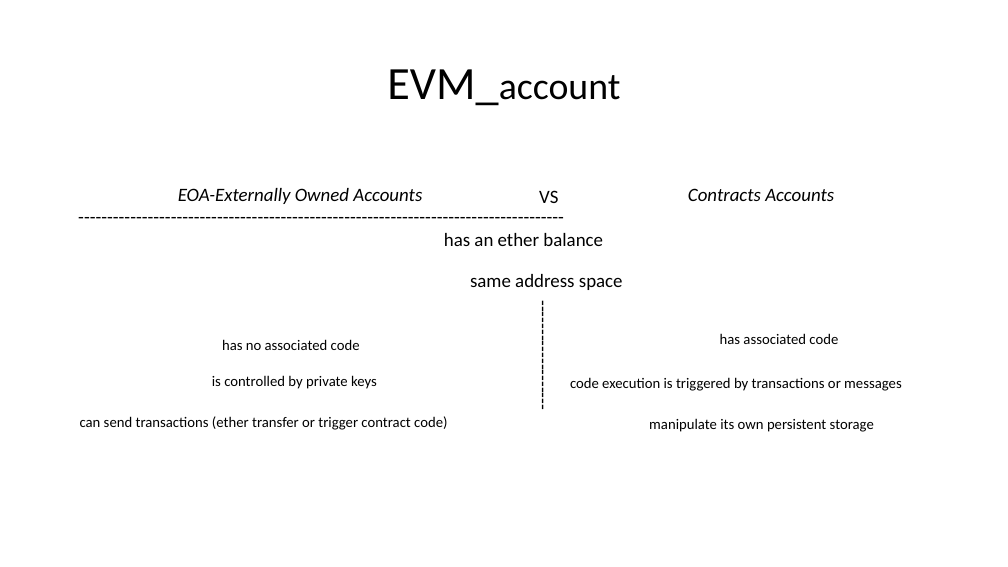
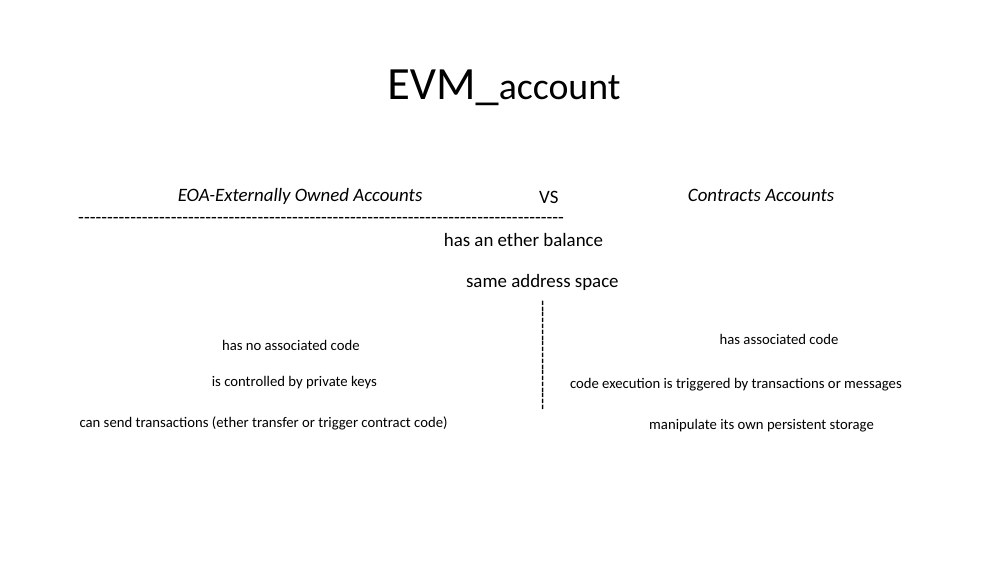
Before and after one commit to kaikai1024/ethereum-me, a slide deck: slide 8 of contract_me.pptx. Drawn at 1008x567 pixels with LibreOffice and Linux fonts; fonts in the diff are those of the drawing. Boxes give left, top, right and bottom in pixels: in the first picture for what was removed or moved away, otherwise in the second. Text is boxed around its words. In the diff, an @@ line names an element or a change of style, - is before the commit and + after.

```diff
--- a/contract_me.pptx
+++ b/contract_me.pptx
@@ text "same address space": place and size @@
-text "same address space" at box(470, 274, 623, 290)
+text "same address space" at box(466, 274, 619, 290)
```
Also in this commit, not shown: 4 other slides changed, 9 slides added, 2 slides removed, 1 other file.
